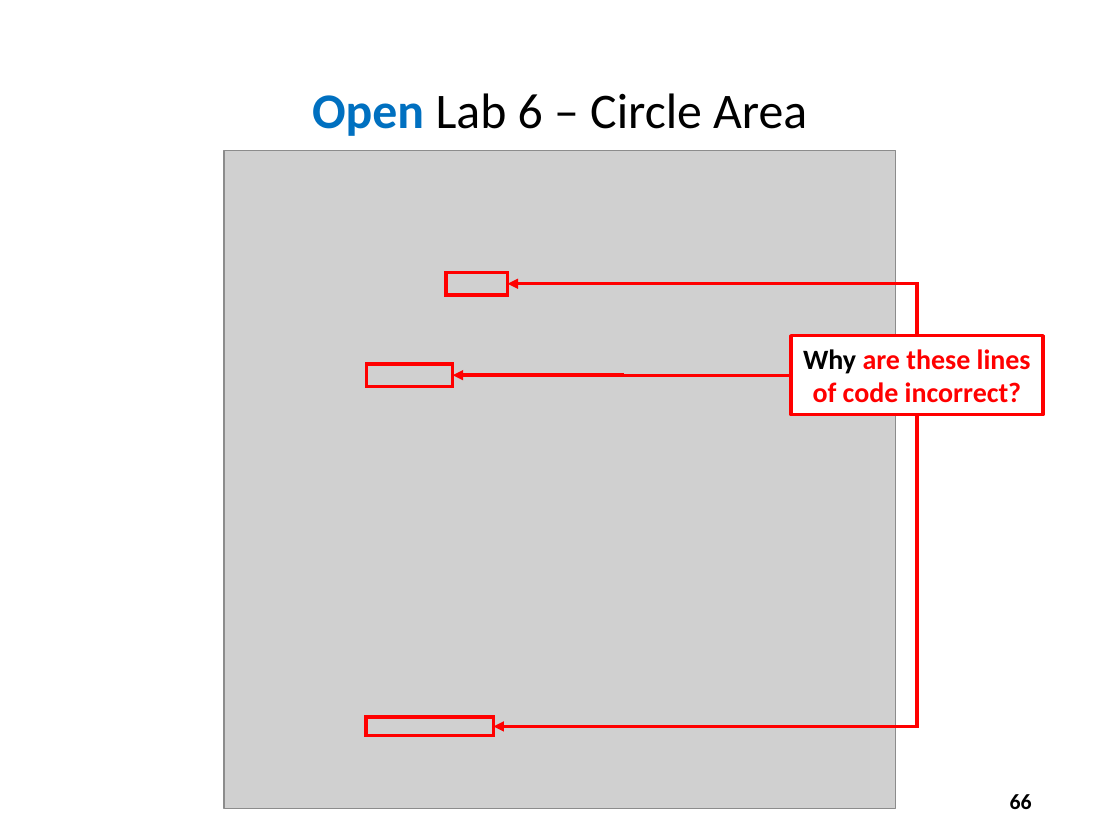
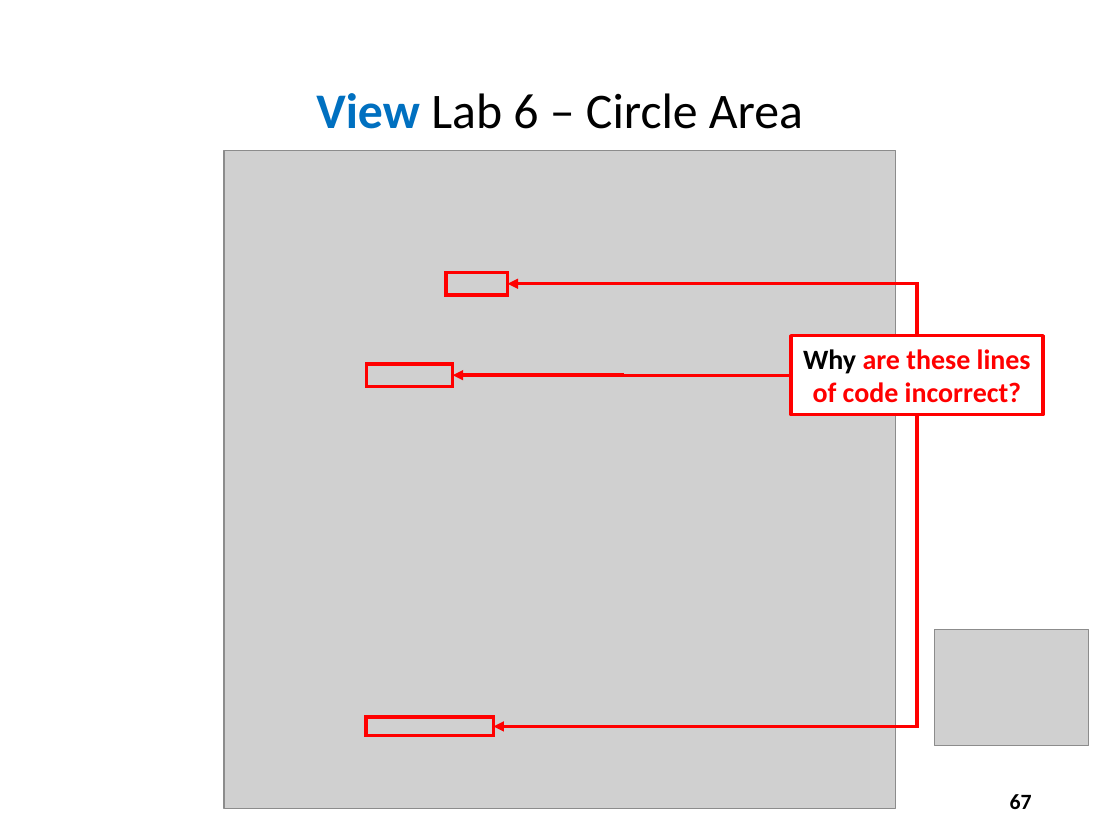
Before and after one commit to dbiersach/scicomp301-cpp-linux, a slide deck: slide 67 of session03/Session 03 - Loops, Conditionals, Modulus.pptx (slide 66 before the commit). Drawn at 1120x840 pixels with LibreOffice and Linux fonts; fonts in the diff are those of the drawing; grey boxes stand for pictures. Boxes give left, top, right and bottom in pixels: in the first picture for what was removed or moved away, otherwise in the second. Text is boxed around its words. In the diff, an @@ line names an element or a change of style, - is before the commit and + after.

```diff
--- a/session03/Session 03 - Loops, Conditionals, Modulus.pptx
+++ b/session03/Session 03 - Loops, Conditionals, Modulus.pptx
@@ title at (316, 93, 803, 129): text changed @@
-Open Lab 6 – Circle Area
+View Lab 6 – Circle Area
@@ picture added at (934, 629, 1089, 746) @@
@@ page number at (1010, 794, 1032, 809): text changed @@
-66
+67
```
Also in this commit, not shown: 11 other slides changed, 1 slide removed, 1 other file.
